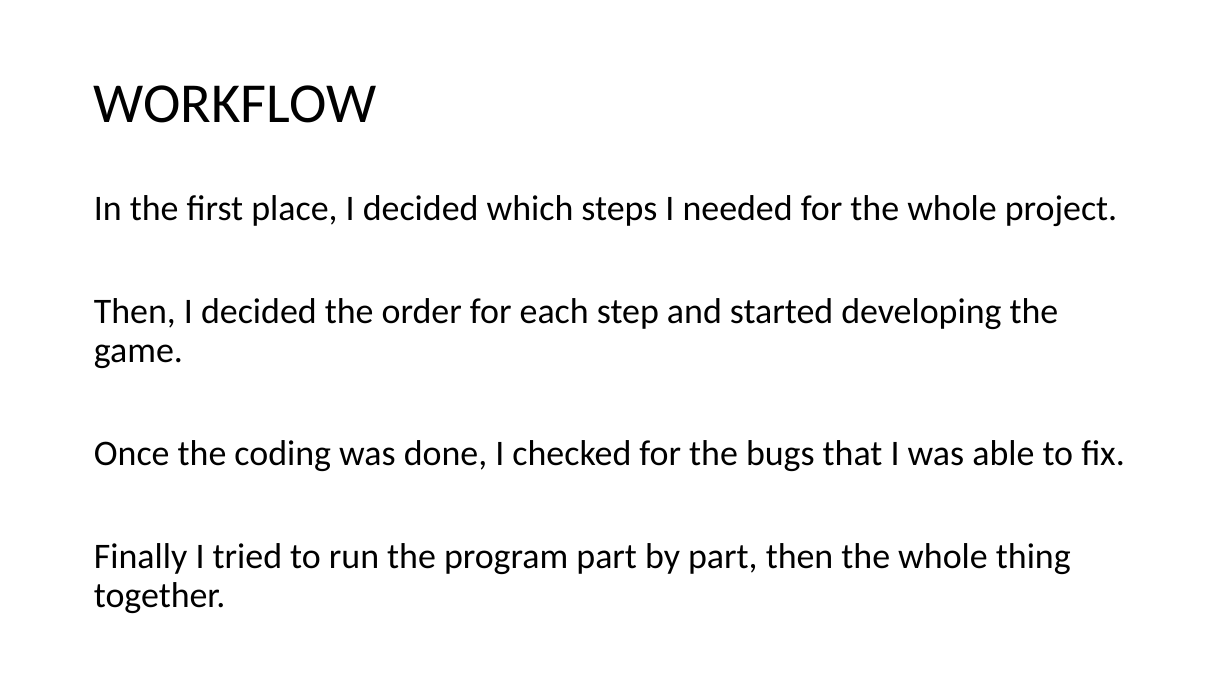
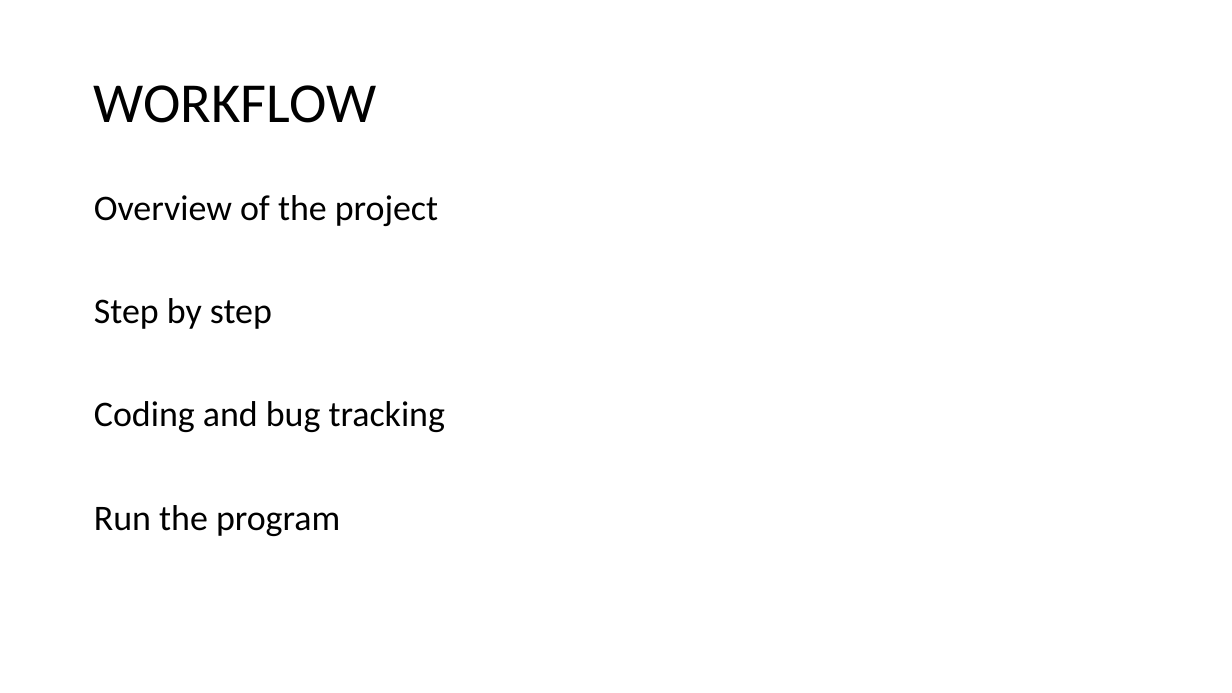
Before and after one commit to ta-data-bcn/Project-Week-1-Build-Your-Own-Game, a slide deck: slide 4 of your-project/stopthebus_presentation.pptx. Drawn at 1232x693 pixels with LibreOffice and Linux fonts; fonts in the diff are those of the drawing. Boxes give left, top, right and bottom in pixels: in the first picture for what was removed or moved away, otherwise in the second. Text is boxed around its words. In the diff, an @@ line names an element or a change of style, - is before the commit and + after.

```diff
--- a/your-project/stopthebus_presentation.pptx
+++ b/your-project/stopthebus_presentation.pptx
@@ text at box(94, 195, 445, 536): text changed @@
-In the first place, I decided which steps I needed for the whole project.
-Then, I decided the order for each step and started developing the game.
-Once the coding was done, I checked for the bugs that I was able to fix.
-Finally I tried to run the program part by part, then the whole thing together.
+Overview of the project
+Step by step
+Coding and bug tracking
+Run the program
```
Also in this commit, not shown: 2 other slides changed, 1 slide added, 1 slide removed, 1 other file.
